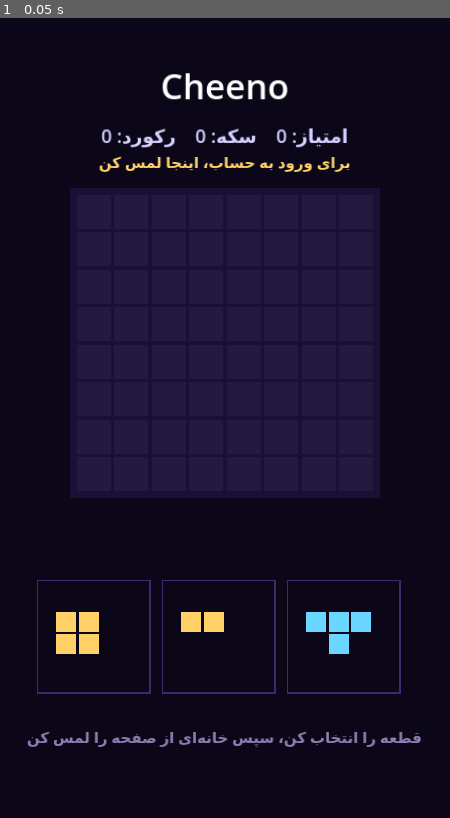
Above: before the commit, frame 1.
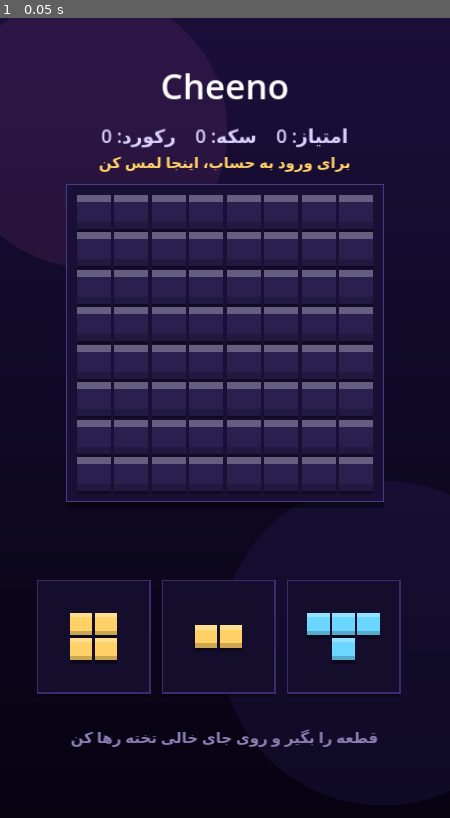
Above: after the commit, the same moment.

Repository: mitvquadiry-cpu/Cheeno
Game: Godot game, scene res://scenes/main.tscn
Two runs of this game, one before a commit and one after it. Both use one fixed random seed, a clock stepped at 60 frames per second and the inputs below.
Inputs:
- Up to frame 1 (0.05 s): no input

The runs differ from the first frame. In frame 1, 32% of the frame differs, in the area x 0-100%, y 0-92%.

Commit message:
Add files via upload

Diff:
--- a/game/scripts/api.gd
+++ b/game/scripts/api.gd
@@ -2,7 +2,7 @@
 
 # کلاینت API افزونه‌ی cheeno-wallet.
 # فعلاً در بازی استفاده نمی‌شود؛ برای اتصال حساب و خرید در مراحل بعد.
-const BASE := "https://game.donitoo.ir/wp-json/cheeno/v1/"
+const BASE := "https://game.donitoo.ir/?rest_route=/cheeno/v1/"
 
 var token := ""
 
--- a/game/scripts/main.gd
+++ b/game/scripts/main.gd
@@ -1,10 +1,11 @@
 extends Node2D
 
-# پازل بلوکی ۸×۸. کنترل نسخه‌ی اول: قطعه را لمس کن، بعد خانه‌ای از صفحه را لمس کن.
+# پازل بلوکی ۸×۸. قطعه را از ردیف پایین بگیر و روی تخته بکش.
 
 const N := 8
 const CELL := 60.0
-const HAND_CELL := 36.0
+const HAND_CELL := 40.0
+const LIFT := 110.0          # فاصله‌ی قطعه‌ی در حال کشیدن از انگشت، تا دیده شود
 
 const COLORS := [
 	Color("#ff6ad5"), Color("#6bd6ff"), Color("#ffd166"),
@@ -25,10 +26,14 @@
 var board_origin := Vector2((720 - N * CELL) / 2.0, 280)
 var board: Array = []          # 0 = خالی، عدد بالاتر = شماره‌ی رنگ + 1
 var hand: Array = []           # Dictionary {cells, color} یا null
-var selected := -1
+var drag := -1                 # اندیس قطعه‌ای که در حال کشیدن است
+var drag_pos := Vector2.ZERO
+var tap_candidate := false     # برای لمس بالای صفحه (ورود)
 var score := 0
 var game_over := false
 var account_balance := -1
+var flashes: Array = []        # جلوه‌ی پاک شدن ردیف
+var time := 0.0
 
 
 func _ready() -> void:
@@ -42,9 +47,10 @@
 	board.resize(N * N)
 	board.fill(0)
 	hand = _new_hand()
-	selected = -1
+	drag = -1
 	score = 0
 	game_over = false
+	flashes = []
 	queue_redraw()
 
 
@@ -66,40 +72,59 @@
 	return Rect2(Vector2(60 + i * 200, 900), Vector2(180, 180))
 
 
+func _process(delta: float) -> void:
+	time += delta
+	for fl in flashes:
+		fl["t"] += delta
+	flashes = flashes.filter(func(fl): return fl["t"] < 0.5)
+	queue_redraw()
+
+
 func _unhandled_input(event: InputEvent) -> void:
-	if event is InputEventMouseButton and event.pressed and event.button_index == MOUSE_BUTTON_LEFT:
-		_on_tap(event.position)
-
-
-func _on_tap(p: Vector2) -> void:
+	if event is InputEventMouseButton and event.button_index == MOUSE_BUTTON_LEFT:
+		if event.pressed:
+			_press(event.position)
+		else:
+			_release(event.position)
+	elif event is InputEventMouseMotion and drag >= 0:
+		drag_pos = event.position
+		tap_candidate = false
+
+
+func _press(p: Vector2) -> void:
 	if game_over:
 		new_game()
 		return
-
-	if p.y < 240 and Api.token == "":
-		OS.shell_open(Api.BASE + "launch")
-		return
-
 	for i in hand.size():
 		if hand[i] != null and slot_rect(i).has_point(p):
-			selected = -1 if selected == i else i
-			queue_redraw()
+			drag = i
+			drag_pos = p
+			tap_candidate = false
 			return
-
-	if selected < 0:
+	tap_candidate = p.y < 240 and Api.token == ""
+
+
+func _release(p: Vector2) -> void:
+	if drag >= 0:
+		var i := drag
+		drag = -1
+		var piece: Dictionary = hand[i]
+		var c := _target_cell(i, p)
+		if _can_place(piece.cells, c):
+			_place(i, c)
+		queue_redraw()
 		return
-
-	var local := (p - board_origin) / CELL
-	var c := Vector2i(floori(local.x), floori(local.y))
-	var piece: Dictionary = hand[selected]
-	if not _can_place(piece.cells, c):
-		return
-
+	if tap_candidate:
+		tap_candidate = false
+		OS.shell_open(Api.BASE + "launch")
+
+
+func _place(i: int, c: Vector2i) -> void:
+	var piece: Dictionary = hand[i]
 	for v in piece.cells:
 		board[(c.y + v.y) * N + (c.x + v.x)] = piece.color + 1
 	score += piece.cells.size()
-	hand[selected] = null
-	selected = -1
+	hand[i] = null
 
 	_clear_lines()
 
@@ -108,7 +133,27 @@
 	if not _any_move_left():
 		game_over = true
 		Save.set_best(score)
-	queue_redraw()
+
+
+# موقعیت گوشه‌ی بالا-چپ قطعه‌ی در حال کشیدن (کمی بالاتر از انگشت)
+func _ghost_tl(i: int, p: Vector2) -> Vector2:
+	var sz := _piece_size(hand[i].cells)
+	return p - Vector2(sz) * CELL * 0.5 - Vector2(0, LIFT)
+
+
+# خانه‌ای از تخته که قطعه‌ی در حال کشیدن روی آن قرار می‌گیرد
+func _target_cell(i: int, p: Vector2) -> Vector2i:
+	var local := (_ghost_tl(i, p) - board_origin) / CELL
+	return Vector2i(roundi(local.x), roundi(local.y))
+
+
+func _piece_size(cells: Array) -> Vector2i:
+	var mx := 0
+	var my := 0
+	for v in cells:
+		mx = maxi(mx, v.x)
+		my = maxi(my, v.y)
+	return Vector2i(mx + 1, my + 1)
 
 
 func _can_place(cells: Array, c: Vector2i) -> bool:
@@ -147,14 +192,48 @@
 			for r in N:
 				clear[r * N + c] = true
 	for idx in clear:
+		flashes.append({
+			"pos": cell_pos(idx % N, idx / N) + Vector2(CELL / 2, CELL / 2),
+			"color": COLORS[board[idx] - 1],
+			"t": 0.0,
+		})
 		board[idx] = 0
 	if lines > 0:
 		score += lines * 10
 		Save.add_coins(lines)
 
 
+# ---------- نقاشی ----------
+
+func _with_alpha(col: Color, a: float) -> Color:
+	var c := col
+	c.a *= a
+	return c
+
+
+# بلوک دوبعدی با سایه، برجستگی بالایی و لبه‌ی تیره تا عمق داشته باشد
+func _draw_block(pos: Vector2, size: float, col: Color, alpha := 1.0) -> void:
+	var s := size * 0.9
+	var p := pos + Vector2((size - s) / 2, (size - s) / 2)
+	draw_rect(Rect2(p + Vector2(0, 5), Vector2(s, s)), _with_alpha(Color.BLACK, 0.35 * alpha))
+	draw_rect(Rect2(p, Vector2(s, s)), _with_alpha(col, alpha))
+	draw_rect(Rect2(p, Vector2(s, s * 0.2)), _with_alpha(Color.WHITE, 0.28 * alpha))
+	draw_rect(Rect2(p + Vector2(0, s * 0.8), Vector2(s, s * 0.2)), _with_alpha(Color.BLACK, 0.2 * alpha))
+
+
+func _draw_background(vp: Vector2) -> void:
+	var top := Color("#1b0f3a")
+	var bot := Color("#070311")
+	draw_polygon(
+		PackedVector2Array([Vector2.ZERO, Vector2(vp.x, 0), vp, Vector2(0, vp.y)]),
+		PackedColorArray([top, top, bot, bot]))
+	draw_circle(Vector2(vp.x * 0.2, 180), 220, Color(1, 0.42, 0.84, 0.08))
+	draw_circle(Vector2(vp.x * 0.85, 1000), 260, Color(0.42, 0.36, 1, 0.08))
+
+
 func _draw() -> void:
-	draw_rect(Rect2(Vector2.ZERO, get_viewport_rect().size), Color("#0b0718"))
+	var vp := get_viewport_rect().size
+	_draw_background(vp)
 	var f := ThemeDB.fallback_font
 
 	draw_string(f, Vector2(0, 130), "Cheeno", HORIZONTAL_ALIGNMENT_CENTER, 720, 56, Color.WHITE)
@@ -163,28 +242,54 @@
 	var acc := "برای ورود به حساب، اینجا لمس کن" if Api.token == "" else "سکه‌ی حساب: %d" % account_balance
 	draw_string(f, Vector2(0, 240), acc, HORIZONTAL_ALIGNMENT_CENTER, 720, 24, Color("#ffd166"))
 
-	draw_rect(Rect2(board_origin - Vector2(8, 8), Vector2(N * CELL + 16, N * CELL + 16)), Color("#1a1036"))
+	# قاب تخته
+	var frame := Rect2(board_origin - Vector2(14, 14), Vector2(N * CELL + 28, N * CELL + 28))
+	draw_rect(Rect2(frame.position + Vector2(0, 10), frame.size), Color(0, 0, 0, 0.45))
+	draw_rect(frame, Color("#1a1036"))
+	draw_rect(frame, Color("#4b3a8a"), false, 2.0)
+
+	# خانه‌ها
 	for r in N:
 		for c in N:
 			var v: int = board[r * N + c]
-			var col: Color = Color("#241a40") if v == 0 else COLORS[v - 1]
-			draw_rect(Rect2(cell_pos(c, r) + Vector2(3, 3), Vector2(CELL - 6, CELL - 6)), col)
-
+			var col: Color = Color("#2a1f4f") if v == 0 else COLORS[v - 1]
+			_draw_block(cell_pos(c, r), CELL, col)
+
+	# پیش‌نمایش جای قطعه و قطعه‌ی در حال کشیدن
+	if drag >= 0:
+		var piece: Dictionary = hand[drag]
+		var col: Color = COLORS[piece.color]
+		var target := _target_cell(drag, drag_pos)
+		if _can_place(piece.cells, target):
+			for v in piece.cells:
+				_draw_block(cell_pos(target.x + v.x, target.y + v.y), CELL, col, 0.35)
+		var tl := _ghost_tl(drag, drag_pos)
+		for v in piece.cells:
+			_draw_block(tl + Vector2(v) * CELL, CELL, col)
+
+	# قطعه‌های ردیف پایین
 	for i in hand.size():
+		var rect := slot_rect(i)
+		draw_rect(Rect2(rect.position + Vector2(0, 6), rect.size), Color(0, 0, 0, 0.3))
+		draw_rect(rect, Color("#140d2b"))
+		draw_rect(rect, Color("#3c2a6e"), false, 2.0)
 		var piece = hand[i]
-		if piece == null:
+		if piece == null or i == drag:
 			continue
-		var rect := slot_rect(i)
-		var border := Color("#ffd166") if i == selected else Color("#3c2a6e")
-		draw_rect(rect, border, false, 3.0)
+		var sz := _piece_size(piece.cells)
+		var origin := rect.position + (rect.size - Vector2(sz) * HAND_CELL) / 2
 		for v in piece.cells:
-			var pos: Vector2 = rect.position + Vector2(30, 50) + Vector2(v) * HAND_CELL
-			draw_rect(Rect2(pos, Vector2(HAND_CELL - 4, HAND_CELL - 4)), COLORS[piece.color])
-
-	draw_string(f, Vector2(0, 1160), "قطعه را انتخاب کن، سپس خانه‌ای از صفحه را لمس کن", HORIZONTAL_ALIGNMENT_CENTER, 720, 24, Color("#8c7fb3"))
+			_draw_block(origin + Vector2(v) * HAND_CELL, HAND_CELL, COLORS[piece.color])
+
+	# جلوه‌ی پاک شدن ردیف
+	for fl in flashes:
+		var k: float = fl["t"] / 0.5
+		draw_arc(fl["pos"], 20.0 + k * 90.0, 0, TAU, 32, _with_alpha(fl["color"], 1.0 - k), 4.0)
+
+	draw_string(f, Vector2(0, 1160), "قطعه را بگیر و روی جای خالی تخته رها کن", HORIZONTAL_ALIGNMENT_CENTER, 720, 24, Color("#8c7fb3"))
 
 	if game_over:
-		draw_rect(Rect2(Vector2.ZERO, get_viewport_rect().size), Color(0, 0, 0, 0.7))
+		draw_rect(Rect2(Vector2.ZERO, vp), Color(0, 0, 0, 0.7))
 		draw_string(f, Vector2(0, 600), "بازی تمام شد", HORIZONTAL_ALIGNMENT_CENTER, 720, 52, Color.WHITE)
 		draw_string(f, Vector2(0, 660), "برای شروع دوباره لمس کن", HORIZONTAL_ALIGNMENT_CENTER, 720, 28, Color("#d9d0ff"))
 
